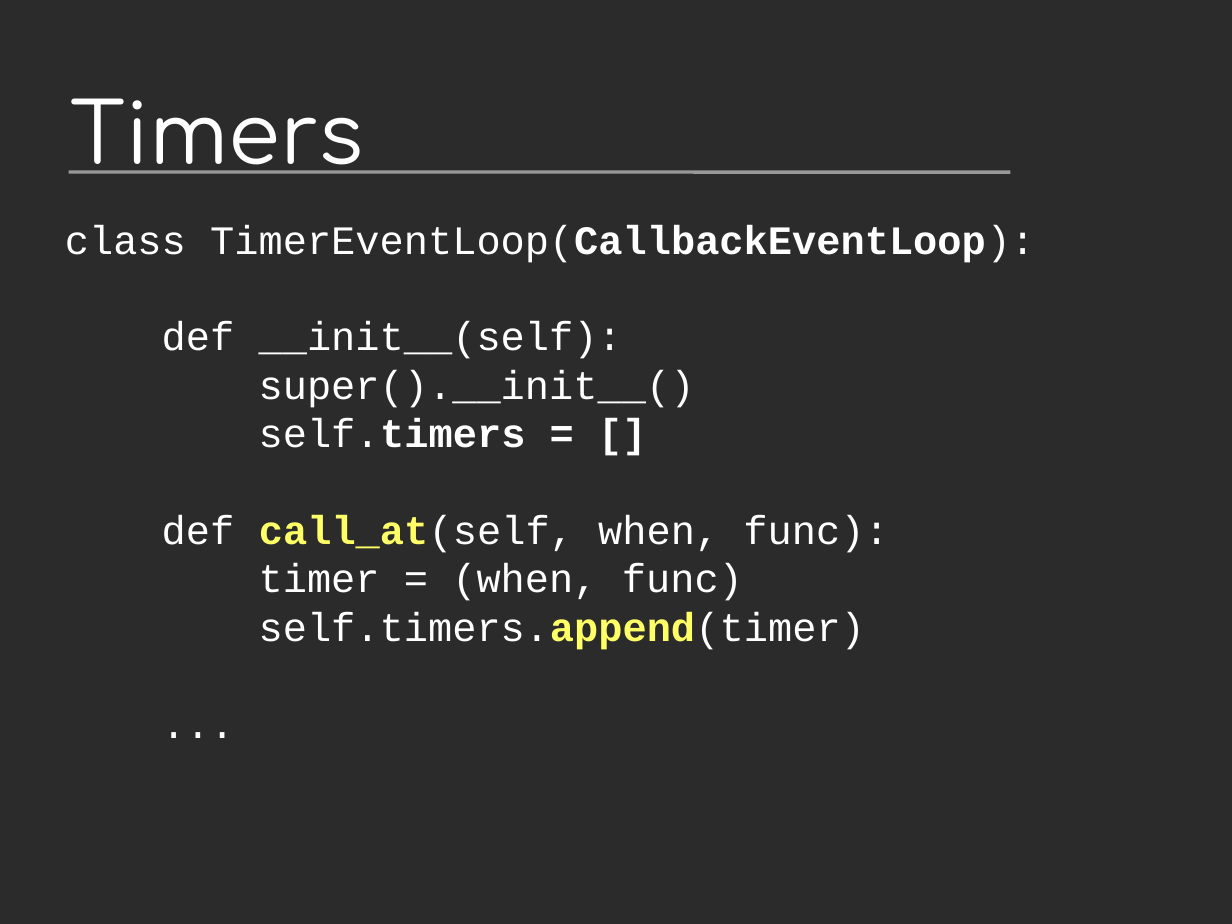
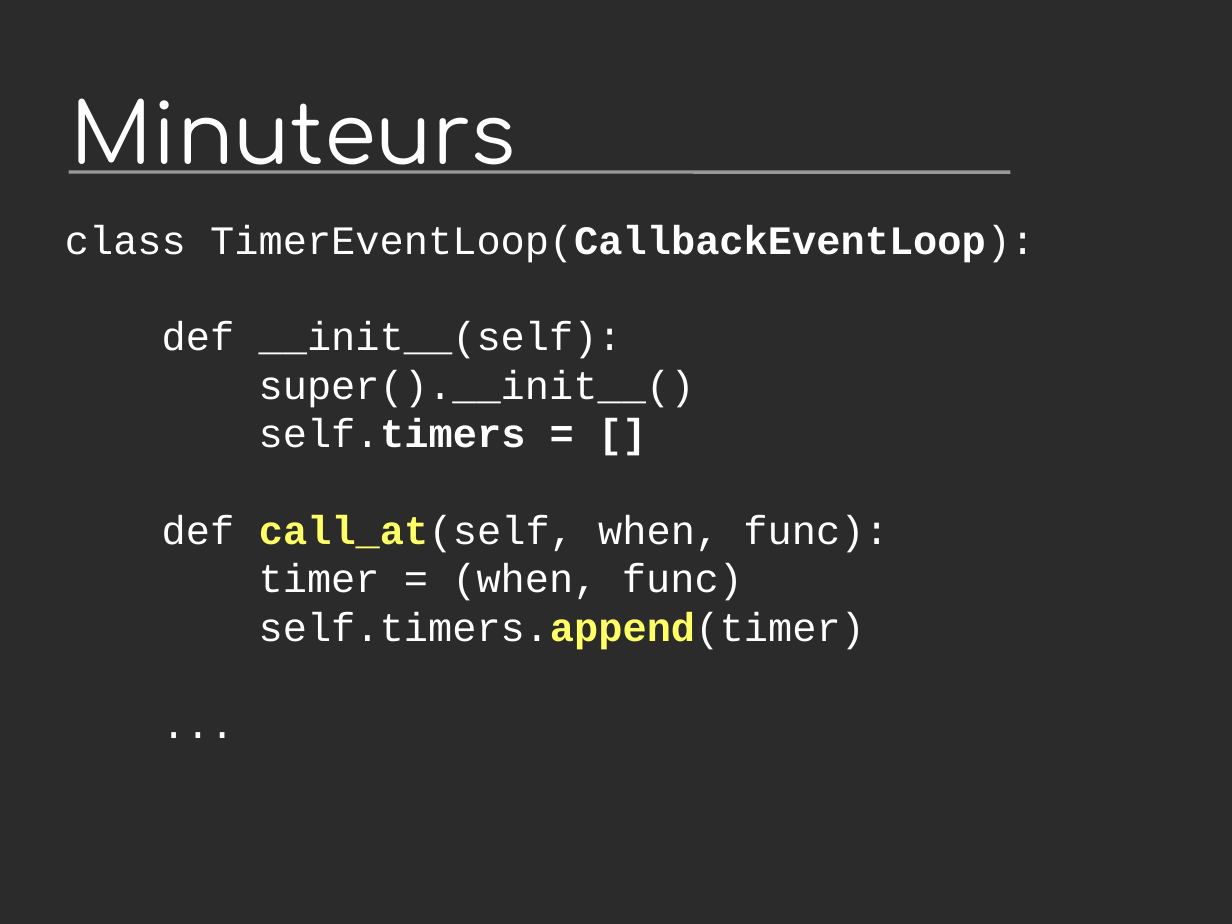
Before and after one commit to vstinner/talks, a slide deck: slide 9 of 2014-Pycon-Lyon/asyncio.odp. Drawn at 1232x924 pixels with LibreOffice and Linux fonts; fonts in the diff are those of the drawing; background and template pictures are left out; a plain dark background stands for a picture behind light text. Boxes give left, top, right and bottom in pixels: in the first picture for what was removed or moved away, otherwise in the second. Text is boxed around its words. In the diff, an @@ line names an element or a change of style, - is before the commit and + after.

```diff
--- a/2014-Pycon-Lyon/asyncio.odp
+++ b/2014-Pycon-Lyon/asyncio.odp
@@ title at (x1=71, y1=98, x2=516, y2=174): text changed @@
-Timers
+Minuteurs
```
Also in this commit, not shown: 13 other slides changed, 32 slides added, 18 slides removed, 11 other files.
